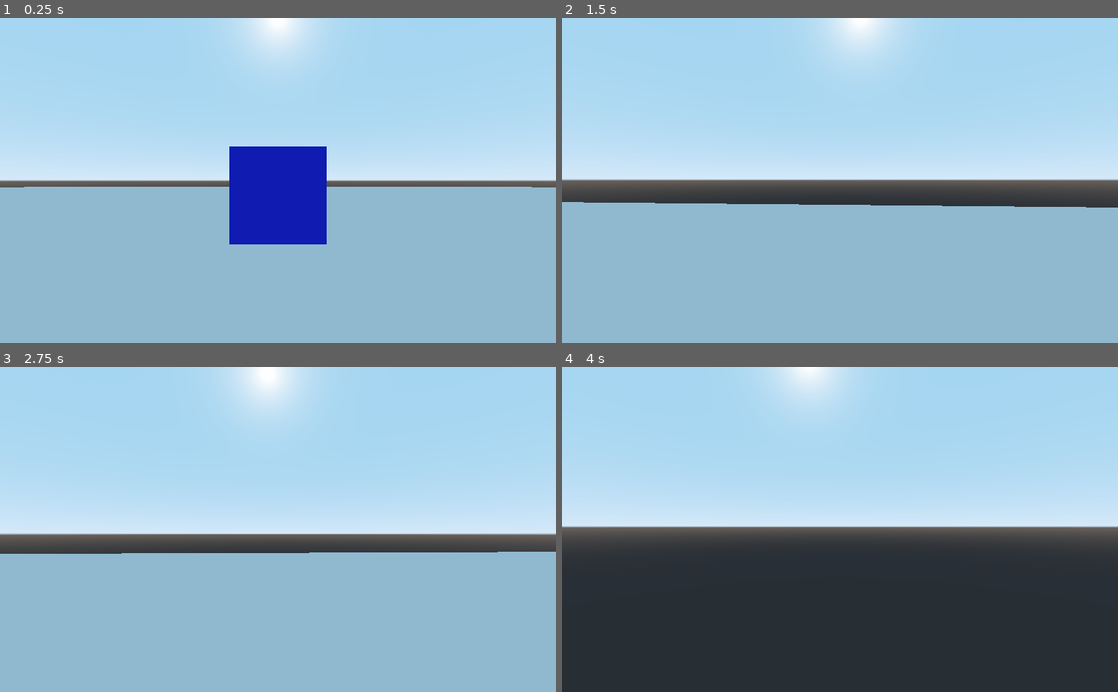
Above: before the commit, frames 1-4 (two rows, left to right).
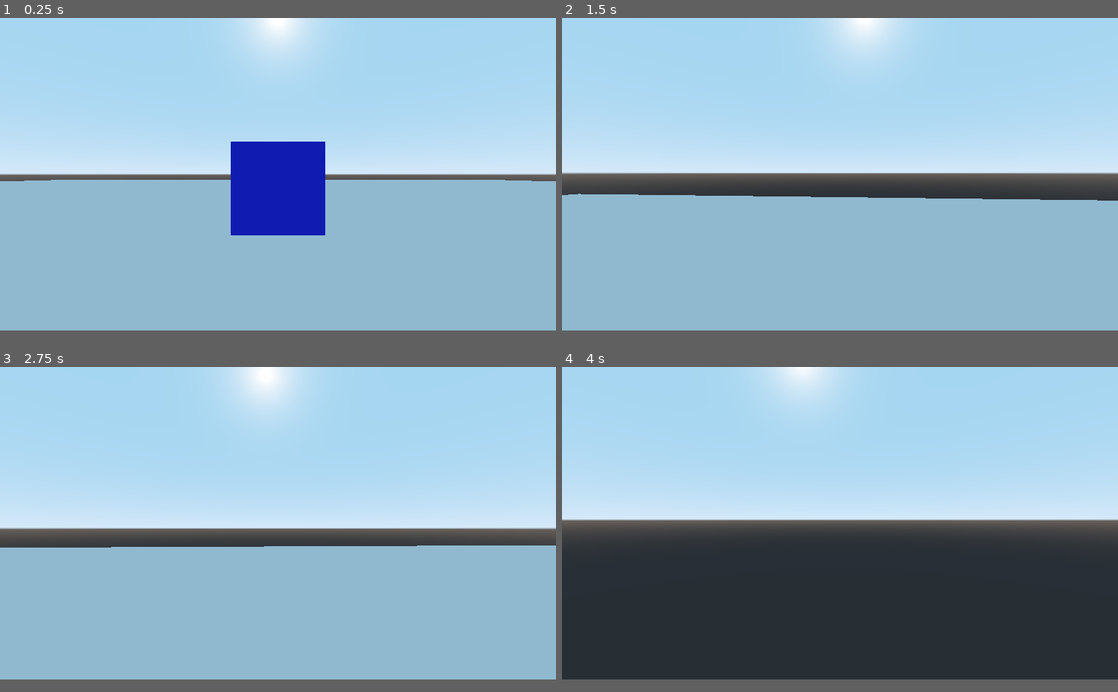
Above: after the commit, the same moments.

Repository: bravoeight98/FPSgodot
Game: Godot game, scene res://Scene/world.tscn
Same seed, same stepped clock (60 frames per second), same inputs: the game is played once before the commit and once after it.
Inputs (mouse positions are in pixels of both pictures, inside the frame that each line leads up to):
- Up to frame 1 (0.25 s): no input
- Up to frame 2 (1.5 s): tap Enter at 0.5 s; move the mouse to (867, 180) at 0.52 s; hold Shift (sprint) 0.53-1.28 s; hold W (forward) from 0.53 s (still down); tap Space (jump) at 0.77 s; move the mouse to (812, 180) at 1.27 s; tap Shift (sprint) at 1.35 s
- Up to frame 3 (2.75 s): keep holding W (forward); tap Space (jump) at 1.52 s; move the mouse to (289, 523) at 2.02 s; hold Shift (sprint) from 2.03 s (still down)
- Up to frame 4 (4 s): keep holding W (forward); move the mouse to (834, 536) at 2.77 s; release Shift (sprint) at 2.78 s; tap Shift (sprint) at 2.85 s; tap Space (jump) at 3.02, 3.77 s; move the mouse to (878, 532) at 3.52 s; hold Shift (sprint) from 3.53 s (still down)
The window is 800x468 before the commit and 800x450 after it. Grey fills any space a smaller window leaves; there, only what the larger window draws over its background counts as a difference.

The runs differ from the first frame. In frame 1, 4.2% of the frame differs, in the area x 0-100%, y 38-70%; in frame 2, 5.2%, in the area x 0-100%, y 47-59%; in frame 3, 4.2%; in frame 4, 3.2%.

Commit message:
Update project.godot

Diff:
--- a/FPSgodot/project.godot
+++ b/FPSgodot/project.godot
@@ -13,6 +13,12 @@
 config/name="Fp Sgodot"
 run/main_scene="res://Scene/world.tscn"
 config/icon="res://icon.png"
+
+[display]
+
+window/size/width=1280
+window/size/height=720
+window/size/fullscreen=true
 
 [gui]
 
